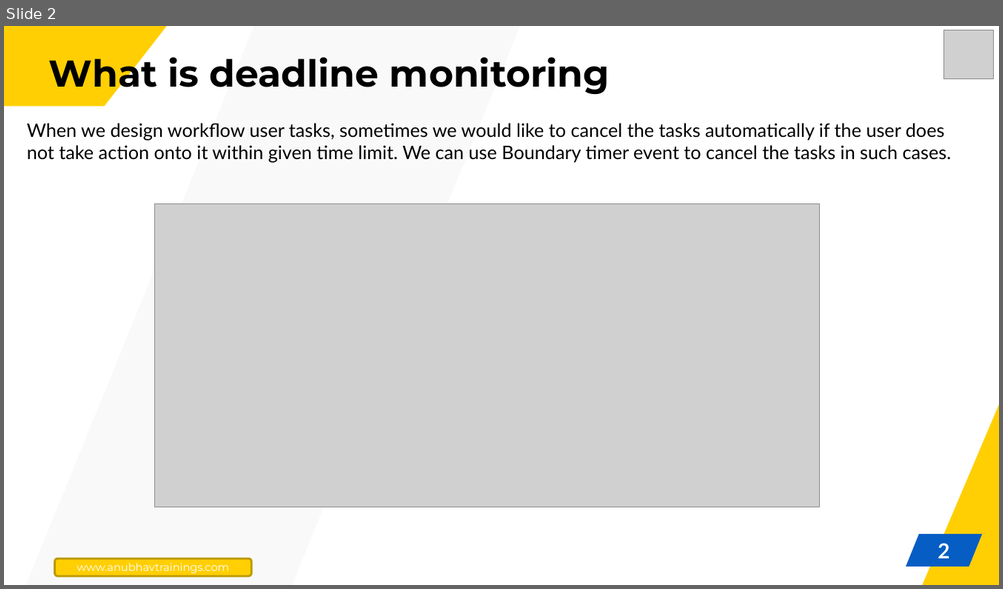
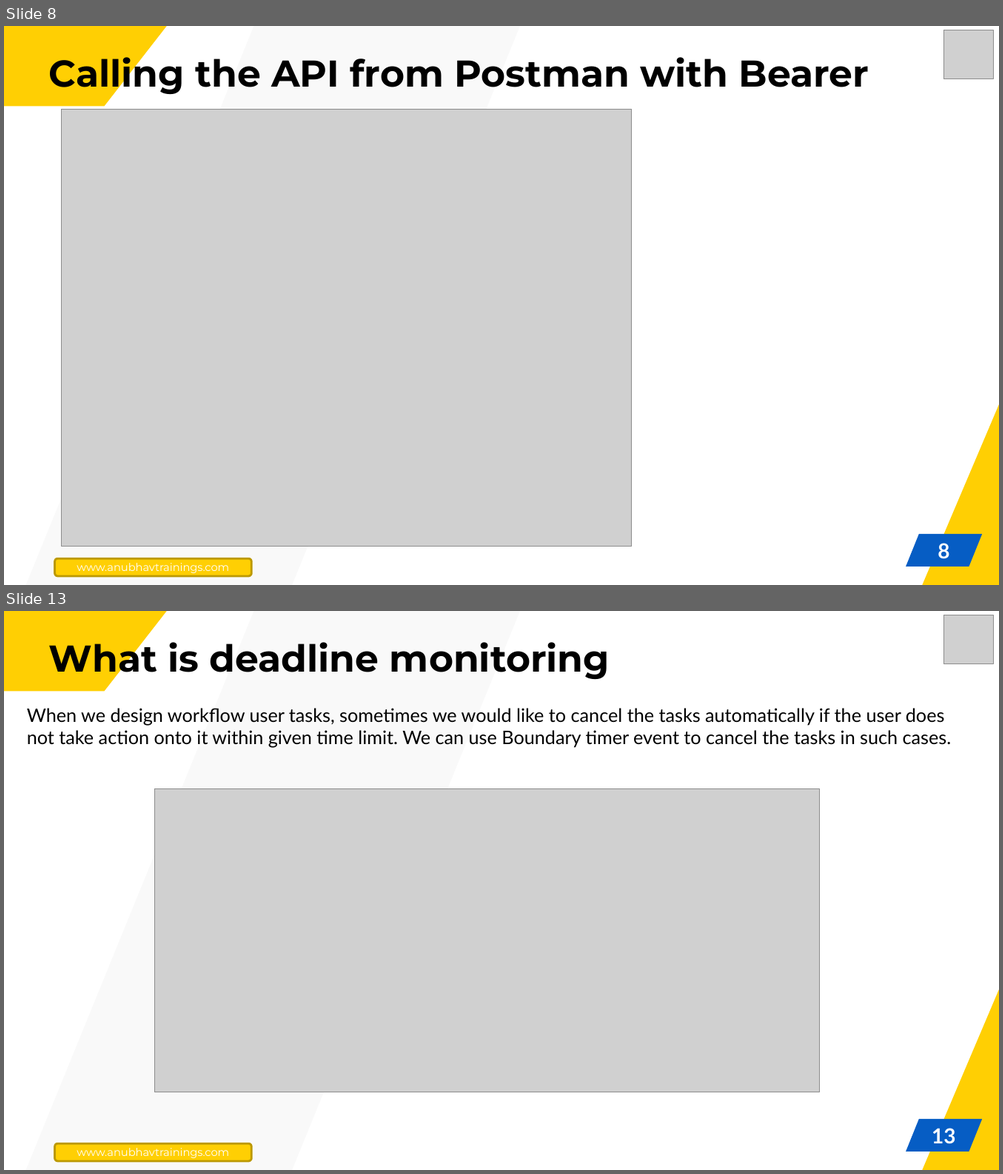
Before and after one commit to soyuztechnologies/BTP_CLD500, a slide deck: Day 3/Day 3.pptx. Shown one above the other, each under a label of ours: slide 2 before the commit, slides 8 and 13 after it; the slides between them are not shown. The pictures are 1003x589 and 1003x1174 pixels, drawn with LibreOffice and Linux fonts; fonts in the diff are those of the drawing; grey boxes stand for pictures. Boxes give left, top, right and bottom in pixels: in the first picture for what was removed or moved away, otherwise in the second. Text is boxed around its words. In the diff, an @@ line names an element or a change of style, - is before the commit and + after.

```diff
--- a/Day 3/Day 3.pptx
+++ b/Day 3/Day 3.pptx
@@ slide 8 added at box(4, 26, 999, 585), background #FFFFFF; not listed: 3 template elements that a slide beside it also shows @@
@@ freeform shape added at box(4, 26, 167, 106), fill #FFCF03 @@
@@ picture added at box(943, 30, 993, 80) @@
@@ title added at box(49, 51, 869, 96), 36 pt, text #000000, bold @@
+Calling the API from Postman with Bearer
@@ picture added at box(62, 109, 632, 547) @@
@@ page number added at box(937, 543, 949, 560), 20 pt, text #FFFFFF, bold @@
+8
@@ rounded rectangle added at box(55, 559, 252, 577), fill #FFCF03, outline #BD9902 2 pt, 10.5 pt, text #FFFFFF @@
+www.anubhavtrainings.com
@@ what was slide 2 is now slide 13 @@
@@ page number at box(931, 1128, 956, 1145): text changed @@
-2
+13
```
Also in this commit, not shown: 1 slide changed, 10 other slides added, 4 slides removed.
